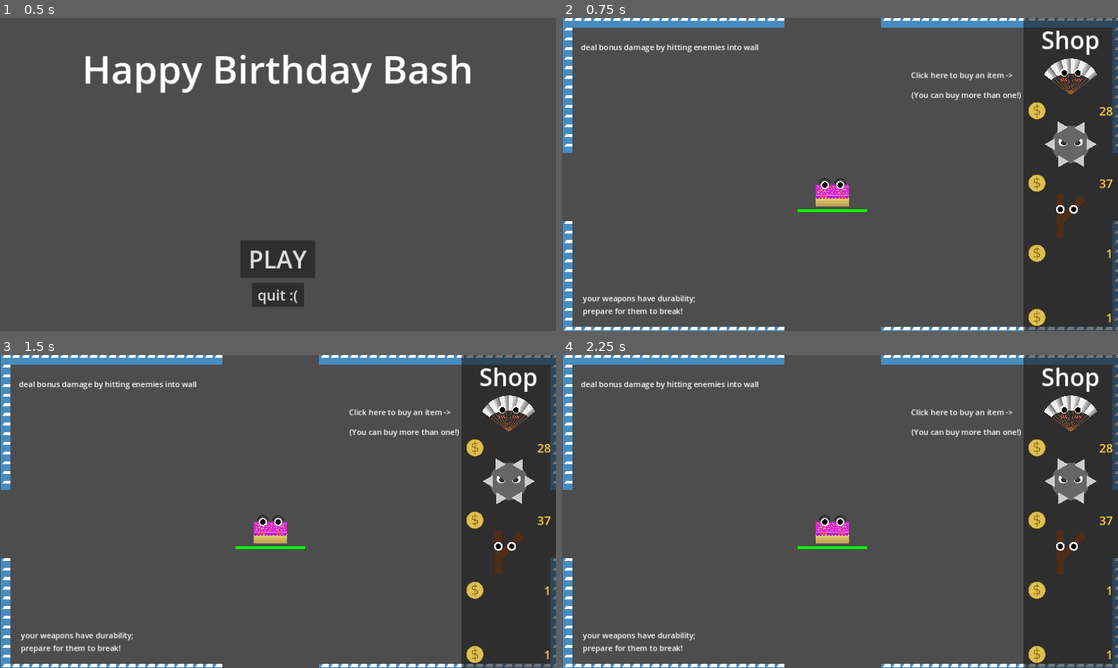
Above: before the commit, frames 1-4 (two rows, left to right).
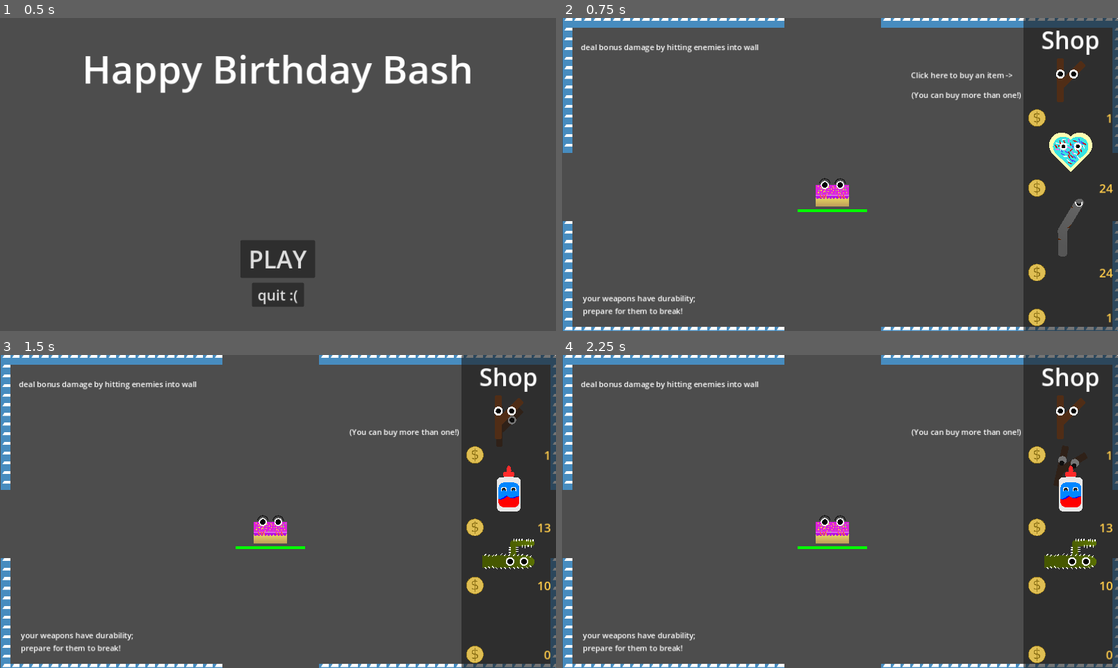
Above: after the commit, the same moments.

Repository: RainbowAsteroids/happy-birthday-bash
Game: Godot game, scene res://Menus/main_menu.tscn
The game is run twice, just before and just after one commit, with the same random seed, the same clock (stepped at 60 frames per second) and the same inputs. The engine's default icon, where the game draws it, is replaced by a stand-in: a white triangle on a blue panel in a dark square.
Inputs (mouse positions are in pixels of both pictures, inside the frame that each line leads up to):
- Up to frame 1 (0.5 s): no input
- Up to frame 2 (0.75 s): click "PLAY" at 0.5 s
- Up to frame 3 (1.5 s): tap Enter (ui_accept) at 1.25 s; move the mouse to (505, 426) at 1.27 s; click (505, 426) at 1.42 s
- Up to frame 4 (2.25 s): tap Enter (ui_accept) at 1.52, 2 s; move the mouse to (1067, 492) at 2.02 s; click (1067, 492) at 2.17 s

Frame 1 is identical in both runs. In frame 2, 2.6% of the frame differs, in the area x 83-100%, y 12-84%; in frame 3, 3.0%; in frame 4, 3.0%, in the area x 62-99%, y 12-98%.

Commit message:
rework enemy spawner

Diff:
--- a/Enemy/enemy_spawner.gd
+++ b/Enemy/enemy_spawner.gd
@@ -7,14 +7,9 @@
 @export var respawn_time := 1.:
 	set(value):
 		respawn_time = max(minimum_respawn_time, value)
-		respawn_chance += respawn_time - value # 0 if value >= minimum, positive if not
-
-		if timer != null:
-			timer.start(respawn_time)
+		#respawn_chance += respawn_time - value # 0 if value >= minimum, positive if not
 
 @export var enemy_parent: Node
-
-@onready var timer = $SpawnTimer
 
 func _on_timer_timeout():
 	respawn_time -= randf() * 0.15
@@ -29,13 +24,14 @@
 
 		enemy_parent.add_child(enemy)
 
+var clock := 0.0
+func _process(delta):
+	clock += delta
+
+	if clock > respawn_time:
+		_on_timer_timeout()
+		clock = 0
+
 func _ready():
-	#print(respawn_time)
-	timer.autostart = true
-	timer.one_shot = true
-	timer.start(respawn_time)
-
 	if enemy_parent == null:
 		enemy_parent = self
-
-	timer.timeout.connect(_on_timer_timeout)
--- a/Enemy/enemy_spawner.tscn
+++ b/Enemy/enemy_spawner.tscn
@@ -6,6 +6,5 @@
 [node name="EnemySpawner" type="Node2D"]
 script = ExtResource("1_jk85d")
 enemy_scene = ExtResource("2_gxoel")
+minimum_respawn_time = 0.17
 respawn_time = 5.0
-
-[node name="SpawnTimer" type="Timer" parent="."]
--- a/Shop/ShopButton.gd
+++ b/Shop/ShopButton.gd
@@ -28,9 +28,8 @@
 func reset():
 	if not stick:
 		price = initial_price + randi_range(-price_variation, price_variation)
+	else:
+		price = min(HighscoreManager.score / 5 + 1, 30)
 
 func _process(_delta):
 	price_label.text = str(price)
-
-	if stick:
-		price = HighscoreManager.score / 5 + 1
--- a/World/world.gd
+++ b/World/world.gd
@@ -42,25 +42,17 @@
 		btn.visible = false
 	stick_button.visible = false
 
-	var spots_left = 2
-	var stick_placed = false
-
 	var btns := shop_buttons.duplicate()
 
-	for i in range(3):
-		if not stick_placed:
-			if randi() % (spots_left + 1) == 0:
-				stick_placed = true
-				stick_button.visible = true
-				stick_button.get_parent().move_child(stick_button, i)
-				continue
-			else:
-				spots_left -= 1
-
+	stick_button.reset()
+	stick_button.visible = true
+	stick_button.get_parent().move_child(stick_button, 0)
+	for i in range(2):
 		btns.shuffle()
 		var btn := btns.pop_back() as ShopButton
+		btn.reset()
 		btn.visible = true
-		btn.get_parent().move_child(btn, i)
+		btn.get_parent().move_child(btn, i + 1)
 
 
 func _ready():
@@ -84,12 +76,13 @@
 	HighscoreManager.score += 1
 	balance += 1
 
+@onready var gold_parent := %Gold
 func _on_create_gold(amount: int, pos: Vector2):
 	for i in range(amount):
 		var gold = gold_scene.instantiate()
 		gold.global_position = pos
 		gold.global_rotation = randf() * PI * 2
-		add_child.call_deferred(gold)
+		gold_parent.add_child.call_deferred(gold)
 
 func _on_node_added(node:Node):
 	if node is Gold:
--- a/World/world.tscn
+++ b/World/world.tscn
@@ -401,24 +401,6 @@
 theme_override_font_sizes/font_size = 25
 text = "6969"
 
-[node name="Spawners" type="Node" parent="CanvasLayer"]
-
-[node name="EnemySpawner" parent="CanvasLayer/Spawners" node_paths=PackedStringArray("enemy_parent") instance=ExtResource("7_hxux6")]
-position = Vector2(-34, 343)
-enemy_parent = NodePath("../../../Enemies")
-
-[node name="EnemySpawner2" parent="CanvasLayer/Spawners" node_paths=PackedStringArray("enemy_parent") instance=ExtResource("7_hxux6")]
-position = Vector2(578, -37)
-enemy_parent = NodePath("../../../Enemies")
-
-[node name="EnemySpawner3" parent="CanvasLayer/Spawners" node_paths=PackedStringArray("enemy_parent") instance=ExtResource("7_hxux6")]
-position = Vector2(1214, 353)
-enemy_parent = NodePath("../../../Enemies")
-
-[node name="EnemySpawner4" parent="CanvasLayer/Spawners" node_paths=PackedStringArray("enemy_parent") instance=ExtResource("7_hxux6")]
-position = Vector2(558, 691)
-enemy_parent = NodePath("../../../Enemies")
-
 [node name="CanvasLayer2" type="CanvasLayer" parent="."]
 layer = -10
 
@@ -509,6 +491,27 @@
 text = "quit :("
 script = ExtResource("27_a6fr4")
 
+[node name="Spawners" type="Node" parent="."]
+
+[node name="EnemySpawner" parent="Spawners" node_paths=PackedStringArray("enemy_parent") instance=ExtResource("7_hxux6")]
+position = Vector2(-34, 343)
+enemy_parent = NodePath("../../Enemies")
+
+[node name="EnemySpawner2" parent="Spawners" node_paths=PackedStringArray("enemy_parent") instance=ExtResource("7_hxux6")]
+position = Vector2(578, -37)
+enemy_parent = NodePath("../../Enemies")
+
+[node name="EnemySpawner3" parent="Spawners" node_paths=PackedStringArray("enemy_parent") instance=ExtResource("7_hxux6")]
+position = Vector2(1214, 353)
+enemy_parent = NodePath("../../Enemies")
+
+[node name="EnemySpawner4" parent="Spawners" node_paths=PackedStringArray("enemy_parent") instance=ExtResource("7_hxux6")]
+position = Vector2(558, 691)
+enemy_parent = NodePath("../../Enemies")
+
+[node name="Gold" type="Node" parent="."]
+unique_name_in_owner = true
+
 [connection signal="dead" from="Cake" to="." method="_on_cake_dead"]
 [connection signal="pressed" from="PauseMenu/PanelContainer/MarginContainer/VBoxContainer/Button" to="PauseMenu/PanelContainer" method="_on_button_pressed"]
 [connection signal="pressed" from="PauseMenu/PanelContainer/MarginContainer/VBoxContainer/Button2" to="PauseMenu/PanelContainer/MarginContainer/VBoxContainer/Button2" method="_on_pressed"]
